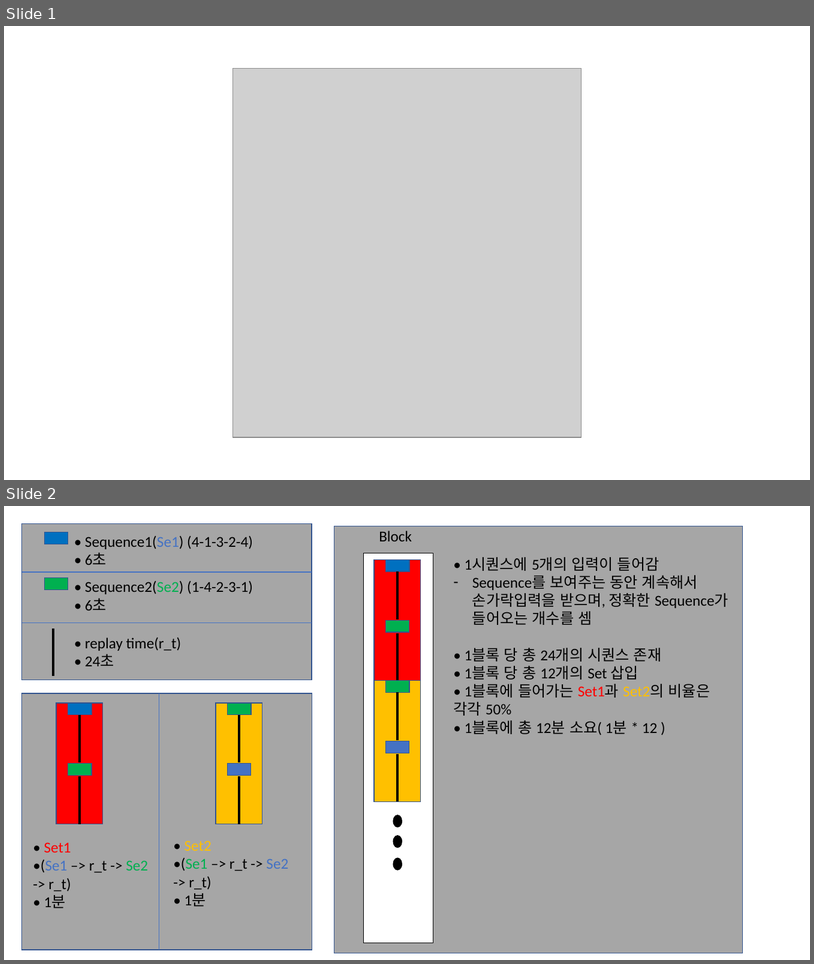
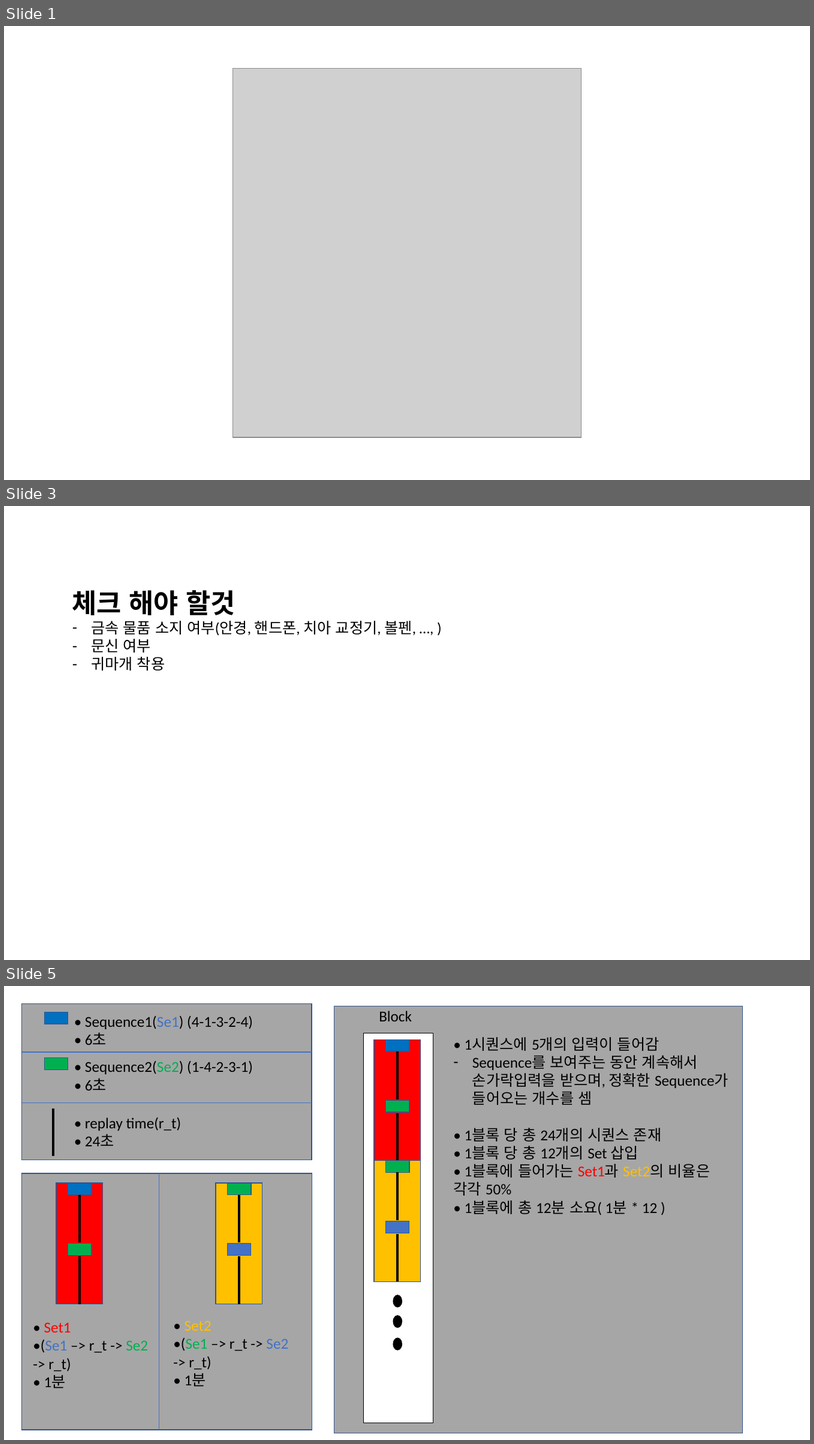
Before and after one commit to SeojinYoon/Statistics_sj, a slide deck: CLMN/Replay_Exp/blueprint/blueprint_0324v2.pptx. Shown one above the other, each under a label of ours: slides 1 and 2 before the commit, slides 1, 3 and 5 after it; the slides between them are not shown. The pictures are 814x964 and 814x1444 pixels, drawn with LibreOffice and Linux fonts; fonts in the diff are those of the drawing; grey boxes stand for pictures. Boxes give left, top, right and bottom in pixels: in the first picture for what was removed or moved away, otherwise in the second. Text is boxed around its words. In the diff, an @@ line names an element or a change of style, - is before the commit and + after.

```diff
--- a/CLMN/Replay_Exp/blueprint/blueprint_0324v2.pptx
+++ b/CLMN/Replay_Exp/blueprint/blueprint_0324v2.pptx
@@ slide 3 added at (4, 506, 810, 960), background #FFFFFF @@
@@ text added at (72, 590, 416, 670), 18 pt, text #000000 @@
+체크 해야 할것
+– 금속 물품 소지 여부(안경, 핸드폰, 치아 교정기, 볼펜, …, )
+– 문신 여부
+– 귀마개 착용
@@ what was slide 2 is now slide 5 @@
```
Also in this commit, not shown: 2 other slides added, 5 slides removed, 2 other files.
